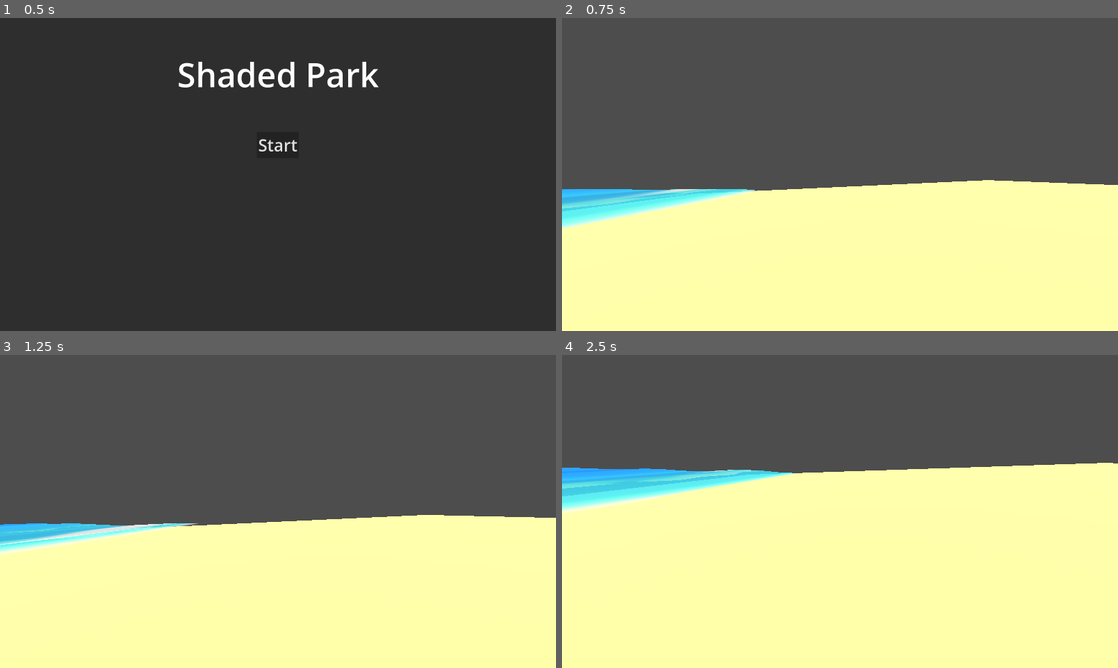
Above: before the commit, frames 1-4 (two rows, left to right).
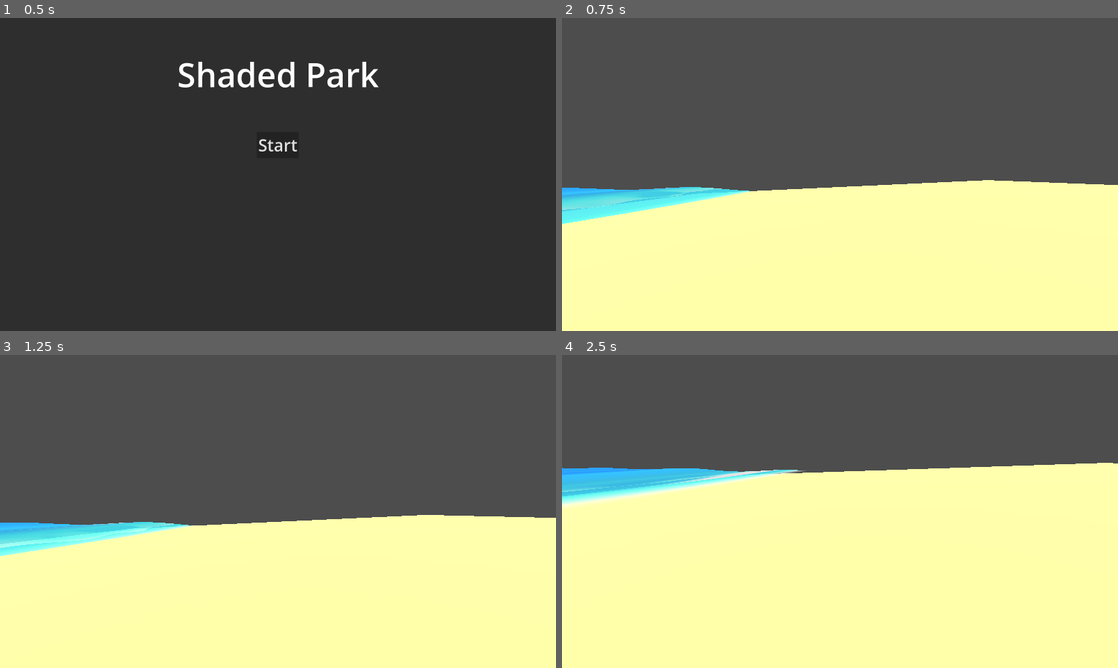
Above: after the commit, the same moments.

Repository: Spooked2/Shaded-Park
Game: Godot game, scene res://main_menu.tscn
The game is run twice, just before and just after one commit, with the same random seed, the same clock (stepped at 60 frames per second) and the same inputs.
Inputs (mouse positions are in pixels of both pictures, inside the frame that each line leads up to):
- Up to frame 1 (0.5 s): no input
- Up to frame 2 (0.75 s): click "Start" at 0.5 s
- Up to frame 3 (1.25 s): no input
- Up to frame 4 (2.5 s): move the mouse to (867, 511) at 1.27 s; hold W (move_forward) from 1.28 s (still down); move the mouse to (812, 511) at 2.02 s

Frame 1 is identical in both runs. In frame 2, 1.2% of the frame differs, in the area x 0-36%, y 54-68%; in frame 3, 1.3%; in frame 4, 1.8%, in the area x 0-44%, y 36-51%.

Commit message:
CHANGE refactored ocean wave code to use arrays

Diff:
--- a/assets/shaders/beach/ocean.gdshader
+++ b/assets/shaders/beach/ocean.gdshader
@@ -33,46 +33,30 @@
 }
 
 void vertex() {
-	vec3 wave1 = wave_v2(UV.xx, 1.8, 0.2, wave_time_scale);
-	vec3 wave2 = wave_v2(-UV, 1.4, 0.7, wave_time_scale);
-	vec3 wave3 = wave_v2(UV.xx, 0.8, 1.1, wave_time_scale);
-	vec3 wave4 = wave_v2(-UV, 0.4, 2.25, wave_time_scale);
-	vec3 wave5 = wave_v2(-UV.yy, 1.6, 0.4, wave_time_scale);
-	vec3 wave6 = wave_v2(UV.yy, 1.2, 0.9, wave_time_scale);
-	vec3 wave7 = wave_v2(-UV.yy, 0.8, 1.25, wave_time_scale);
-	vec3 wave8 = wave_v2(UV.yx, 0.2, 2.25, wave_time_scale);
+	vec3 wave_array[] = {
+		wave_v2(UV.xx, 1.8, 0.2, wave_time_scale),
+		wave_v2(-UV, 1.4, 0.7, wave_time_scale),
+		wave_v2(UV.xx, 0.8, 1.1, wave_time_scale),
+		wave_v2(-UV, 0.4, 2.25, wave_time_scale),
+		wave_v2(-UV.yy, 1.6, 0.4, wave_time_scale),
+		wave_v2(UV.yy, 1.2, 0.9, wave_time_scale),
+		wave_v2(-UV.yy, 0.8, 1.25, wave_time_scale),
+		wave_v2(UV.yx, 0.2, 2.25, wave_time_scale)
+		};
 
-	float sine_wave_sum = sin(wave1.x
-	+ wave2.x
-	+ wave3.x
-	+ wave4.x
-	+ wave5.x
-	+ wave6.x
-	+ wave7.x
-	+ wave8.x);
+	vec3 wave_sums = vec3(0.0);
 
-	VERTEX += NORMAL * (sine_wave_sum * wave_intensity);
+	for (int i = 0; i < wave_array.length(); i++) {
+		wave_sums.x += wave_array[i].x;
+		wave_sums.y += wave_array[i].y;
+		wave_sums.z += wave_array[i].z;
+	}
 
-	float cosine_wave_sum_x = (wave1.y
-	+ wave2.y
-	+ wave3.y
-	+ wave4.y
-	+ wave5.y
-	+ wave6.y
-	+ wave7.y
-	+ wave8.y) * wave_intensity;
+	wave_sums *= wave_intensity;
 
-	float cosine_wave_sum_y = (wave1.z
-	+ wave2.z
-	+ wave3.z
-	+ wave4.z
-	+ wave5.z
-	+ wave6.z
-	+ wave7.z
-	+ wave8.z) * wave_intensity;
+	VERTEX.y += wave_sums.x;
 
-	NORMAL += normalize(vec3(cosine_wave_sum_x, 1.0, cosine_wave_sum_y));
-
+	NORMAL += normalize(vec3(wave_sums.y, 1.0, wave_sums.z));
 }
 
 void fragment() {
--- a/levels/beach/beach.tscn
+++ b/levels/beach/beach.tscn
@@ -51,7 +51,7 @@
 shader_parameter/wave_speed = 0.5
 shader_parameter/wave_amount = 1.10000004899012
 shader_parameter/wave_start_position = 0.5910000280725
-shader_parameter/wave_time_scale = 0.2000000095
+shader_parameter/wave_time_scale = 0.10000000475
 shader_parameter/wave_intensity = 0.13
 
 [node name="Beach" type="Node3D" unique_id=1092459270]
